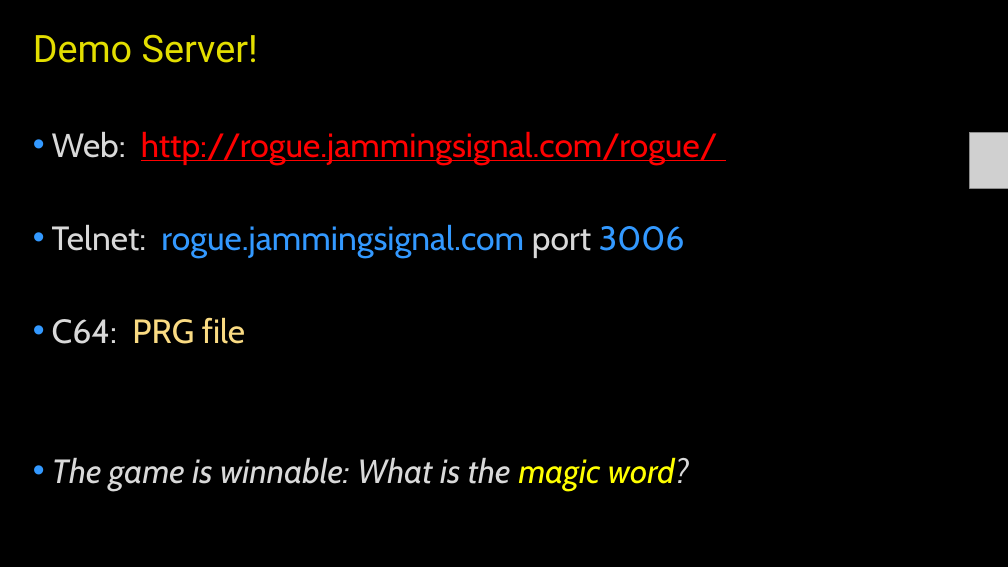
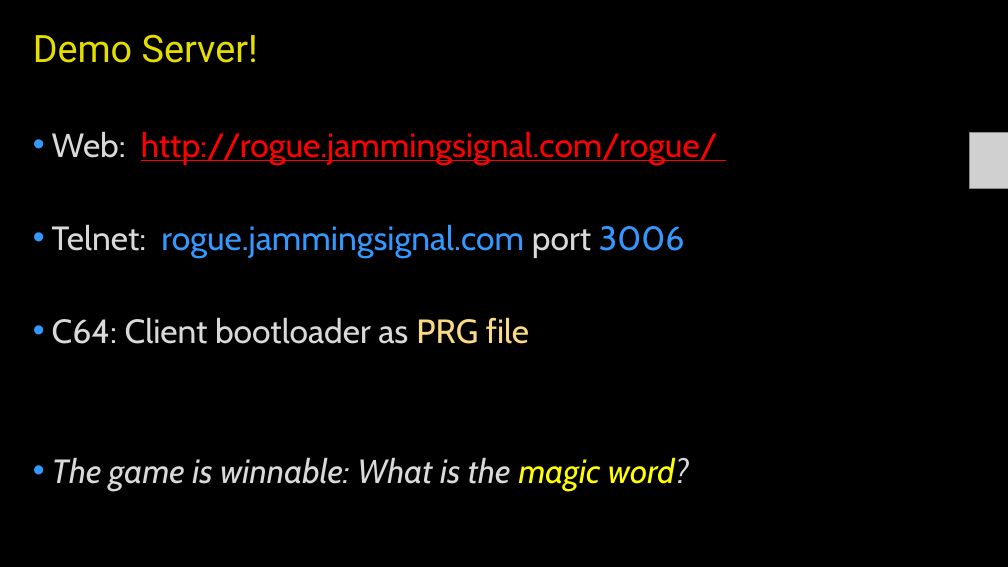
Before and after one commit to LeifBloomquist/MultiRogueLike, a slide deck: slide 18 of Docs/Presentations/Roguelike Celebration 2018.pptx. Drawn at 1008x567 pixels with LibreOffice and Linux fonts; fonts in the diff are those of the drawing; grey boxes stand for pictures. Boxes give left, top, right and bottom in pixels: in the first picture for what was removed or moved away, otherwise in the second. Text is boxed around its words. In the diff, an @@ line names an element or a change of style, - is before the commit and + after.

```diff
--- a/Docs/Presentations/Roguelike Celebration 2018.pptx
+++ b/Docs/Presentations/Roguelike Celebration 2018.pptx
@@ text at (52, 317, 529, 344): text changed; text colour #FADB83 to #D9D9D9 @@
-• C64: PRG file
+• C64: Client bootloader as PRG file
```
Also in this commit, not shown: 2 other slides changed.
